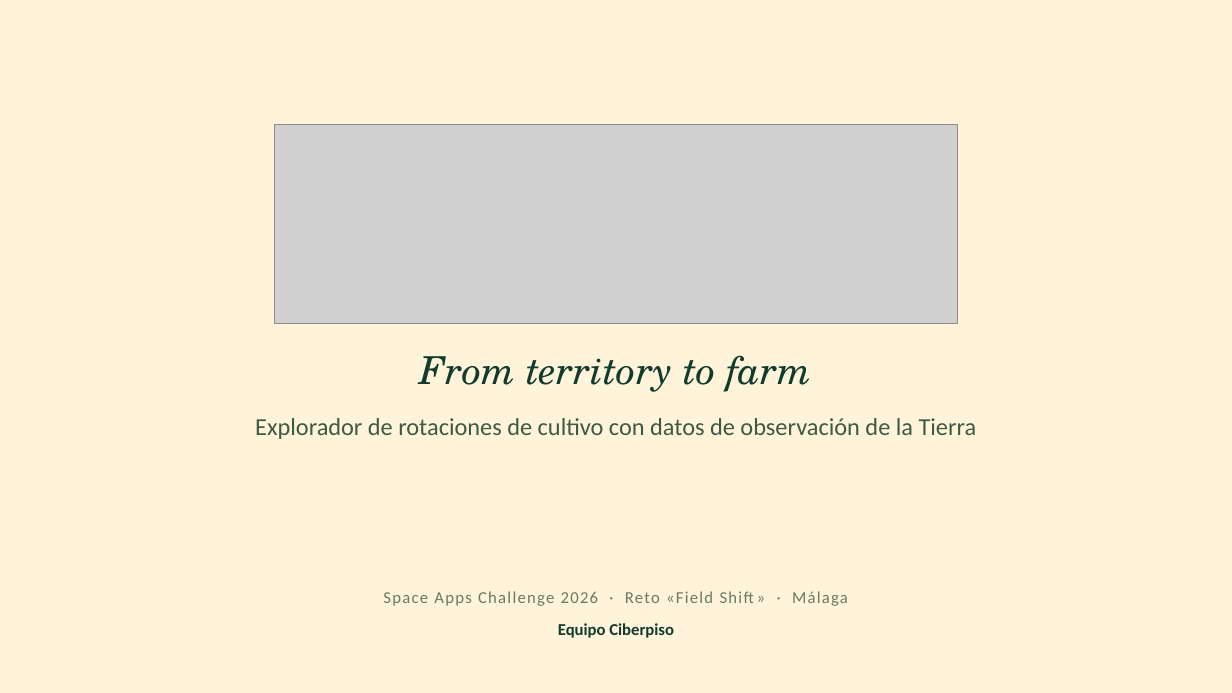
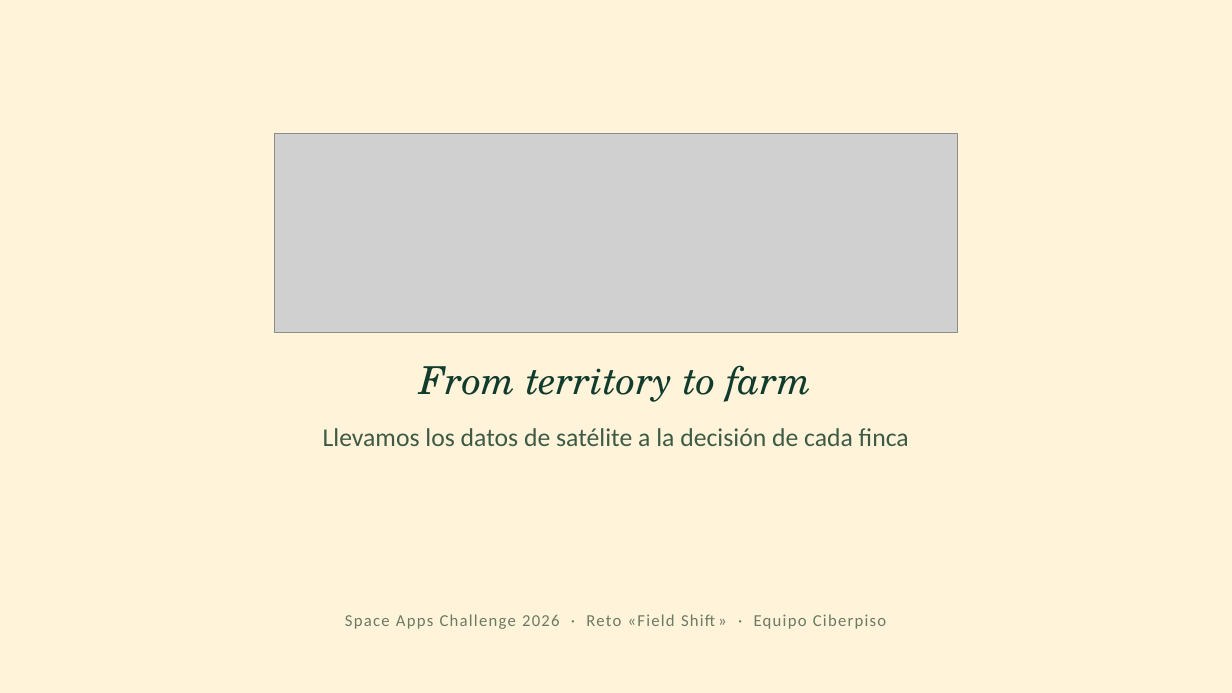
Before and after one commit to jesus1516/Ciberpiso, a slide deck: slide 3 of presentation/AgroSpace-ES.pptx (slide 1 before the commit). Drawn at 1232x693 pixels with LibreOffice and Linux fonts; fonts in the diff are those of the drawing; grey boxes stand for pictures. Boxes give left, top, right and bottom in pixels: in the first picture for what was removed or moved away, otherwise in the second. Text is boxed around its words. In the diff, an @@ line names an element or a change of style, - is before the commit and + after.

```diff
--- a/presentation/AgroSpace-ES.pptx
+++ b/presentation/AgroSpace-ES.pptx
@@ picture: place and size @@
-picture at <box>274,125,958,323</box>
+picture at <box>274,134,958,333</box>
@@ text "From territory to farm": place and size @@
-text "From territory to farm" at <box>420,355,812,392</box>
+text "From territory to farm" at <box>420,365,812,402</box>
@@ text at <box>323,428,909,446</box>: text changed; size 19 to 20 pt @@
-Explorador de rotaciones de cultivo con datos de observación de la Tierra
+Llevamos los datos de satélite a la decisión de cada finca
@@ text at <box>345,614,886,629</box>: text changed @@
-Space Apps Challenge 2026 · Reto «Field Shift» · Málaga
+Space Apps Challenge 2026 · Reto «Field Shift» · Equipo Ciberpiso
@@ text removed at <box>558,623,674,638</box> @@
-Equipo Ciberpiso
```
Also in this commit, not shown: 4 other slides changed, 1 slide added, 1 slide removed, 4 other files.
